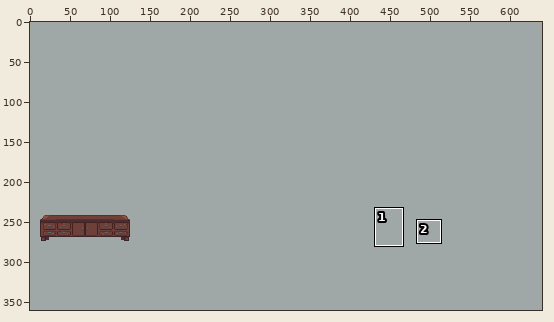
Pixel-art file: Personal_Genessis/Bocetos/assets fortaleza.aseprite. Above, an overview of the earlier version with the close-up marked.
Close-up. Before the edit:
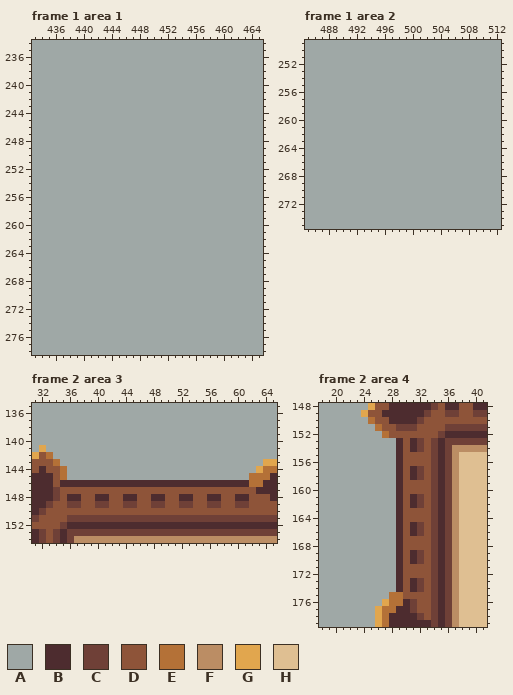
640x360 pixels, 11 frames. Colours within 5 levels of each other are drawn and written as one. Shown: frame 1 area 1: x 433..465, y 234..278; frame 1 area 2: x 485..512, y 249..275; frame 2 area 3: x 31..65, y 135..154; frame 2 area 4: x 18..41, y 148..179. The commit also changed other frames or places, which this record leaves out.
Visible layers, top first: "Layer 4", "Layer 5", "Layer 3".
Palette (. is transparent): A #9fa8a6  B #4d2c2f  C #6f4037  D #8e5439  E #b47137  F #bb8d64  G #e1a64e  H #dfbf92
Pixels before, frame 1 area 1, first column x 433:
234 AAAAAAAAAAAAAAAAAAAAAAAAAAAAAAAAA
235 AAAAAAAAAAAAAAAAAAAAAAAAAAAAAAAAA
236 AAAAAAAAAAAAAAAAAAAAAAAAAAAAAAAAA
237 AAAAAAAAAAAAAAAAAAAAAAAAAAAAAAAAA
238 AAAAAAAAAAAAAAAAAAAAAAAAAAAAAAAAA
239 AAAAAAAAAAAAAAAAAAAAAAAAAAAAAAAAA
240 AAAAAAAAAAAAAAAAAAAAAAAAAAAAAAAAA
241 AAAAAAAAAAAAAAAAAAAAAAAAAAAAAAAAA
242 AAAAAAAAAAAAAAAAAAAAAAAAAAAAAAAAA
243 AAAAAAAAAAAAAAAAAAAAAAAAAAAAAAAAA
244 AAAAAAAAAAAAAAAAAAAAAAAAAAAAAAAAA
245 AAAAAAAAAAAAAAAAAAAAAAAAAAAAAAAAA
246 AAAAAAAAAAAAAAAAAAAAAAAAAAAAAAAAA
247 AAAAAAAAAAAAAAAAAAAAAAAAAAAAAAAAA
248 AAAAAAAAAAAAAAAAAAAAAAAAAAAAAAAAA
249 AAAAAAAAAAAAAAAAAAAAAAAAAAAAAAAAA
250 AAAAAAAAAAAAAAAAAAAAAAAAAAAAAAAAA
251 AAAAAAAAAAAAAAAAAAAAAAAAAAAAAAAAA
252 AAAAAAAAAAAAAAAAAAAAAAAAAAAAAAAAA
253 AAAAAAAAAAAAAAAAAAAAAAAAAAAAAAAAA
254 AAAAAAAAAAAAAAAAAAAAAAAAAAAAAAAAA
255 AAAAAAAAAAAAAAAAAAAAAAAAAAAAAAAAA
256 AAAAAAAAAAAAAAAAAAAAAAAAAAAAAAAAA
257 AAAAAAAAAAAAAAAAAAAAAAAAAAAAAAAAA
258 AAAAAAAAAAAAAAAAAAAAAAAAAAAAAAAAA
259 AAAAAAAAAAAAAAAAAAAAAAAAAAAAAAAAA
260 AAAAAAAAAAAAAAAAAAAAAAAAAAAAAAAAA
261 AAAAAAAAAAAAAAAAAAAAAAAAAAAAAAAAA
262 AAAAAAAAAAAAAAAAAAAAAAAAAAAAAAAAA
263 AAAAAAAAAAAAAAAAAAAAAAAAAAAAAAAAA
264 AAAAAAAAAAAAAAAAAAAAAAAAAAAAAAAAA
265 AAAAAAAAAAAAAAAAAAAAAAAAAAAAAAAAA
266 AAAAAAAAAAAAAAAAAAAAAAAAAAAAAAAAA
267 AAAAAAAAAAAAAAAAAAAAAAAAAAAAAAAAA
268 AAAAAAAAAAAAAAAAAAAAAAAAAAAAAAAAA
269 AAAAAAAAAAAAAAAAAAAAAAAAAAAAAAAAA
270 AAAAAAAAAAAAAAAAAAAAAAAAAAAAAAAAA
271 AAAAAAAAAAAAAAAAAAAAAAAAAAAAAAAAA
272 AAAAAAAAAAAAAAAAAAAAAAAAAAAAAAAAA
273 AAAAAAAAAAAAAAAAAAAAAAAAAAAAAAAAA
274 AAAAAAAAAAAAAAAAAAAAAAAAAAAAAAAAA
275 AAAAAAAAAAAAAAAAAAAAAAAAAAAAAAAAA
276 AAAAAAAAAAAAAAAAAAAAAAAAAAAAAAAAA
277 AAAAAAAAAAAAAAAAAAAAAAAAAAAAAAAAA
278 AAAAAAAAAAAAAAAAAAAAAAAAAAAAAAAAA
Pixels before, frame 1 area 2, first column x 485:
249 AAAAAAAAAAAAAAAAAAAAAAAAAAAA
250 AAAAAAAAAAAAAAAAAAAAAAAAAAAA
251 AAAAAAAAAAAAAAAAAAAAAAAAAAAA
252 AAAAAAAAAAAAAAAAAAAAAAAAAAAA
253 AAAAAAAAAAAAAAAAAAAAAAAAAAAA
254 AAAAAAAAAAAAAAAAAAAAAAAAAAAA
255 AAAAAAAAAAAAAAAAAAAAAAAAAAAA
256 AAAAAAAAAAAAAAAAAAAAAAAAAAAA
257 AAAAAAAAAAAAAAAAAAAAAAAAAAAA
258 AAAAAAAAAAAAAAAAAAAAAAAAAAAA
259 AAAAAAAAAAAAAAAAAAAAAAAAAAAA
260 AAAAAAAAAAAAAAAAAAAAAAAAAAAA
261 AAAAAAAAAAAAAAAAAAAAAAAAAAAA
262 AAAAAAAAAAAAAAAAAAAAAAAAAAAA
263 AAAAAAAAAAAAAAAAAAAAAAAAAAAA
264 AAAAAAAAAAAAAAAAAAAAAAAAAAAA
265 AAAAAAAAAAAAAAAAAAAAAAAAAAAA
266 AAAAAAAAAAAAAAAAAAAAAAAAAAAA
267 AAAAAAAAAAAAAAAAAAAAAAAAAAAA
268 AAAAAAAAAAAAAAAAAAAAAAAAAAAA
269 AAAAAAAAAAAAAAAAAAAAAAAAAAAA
270 AAAAAAAAAAAAAAAAAAAAAAAAAAAA
271 AAAAAAAAAAAAAAAAAAAAAAAAAAAA
272 AAAAAAAAAAAAAAAAAAAAAAAAAAAA
273 AAAAAAAAAAAAAAAAAAAAAAAAAAAA
274 AAAAAAAAAAAAAAAAAAAAAAAAAAAA
275 AAAAAAAAAAAAAAAAAAAAAAAAAAAA
Pixels before, frame 2 area 3, first column x 31:
135 AAAAAAAAAAAAAAAAAAAAAAAAAAAAAAAAAAA
136 AAAAAAAAAAAAAAAAAAAAAAAAAAAAAAAAAAA
137 AAAAAAAAAAAAAAAAAAAAAAAAAAAAAAAAAAA
138 AAAAAAAAAAAAAAAAAAAAAAAAAAAAAAAAAAA
139 AAAAAAAAAAAAAAAAAAAAAAAAAAAAAAAAAAA
140 AAAAAAAAAAAAAAAAAAAAAAAAAAAAAAAAAAA
141 AGAAAAAAAAAAAAAAAAAAAAAAAAAAAAAAAAA
142 GDEAAAAAAAAAAAAAAAAAAAAAAAAAAAAAAAA
143 DDDEAAAAAAAAAAAAAAAAAAAAAAAAAAAAAGG
144 DBDDEAAAAAAAAAAAAAAAAAAAAAAAAAAAGEE
145 BBBDEAAAAAAAAAAAAAAAAAAAAAAAAAAEEEB
146 BBBDBBBBBBBBBBBBBBBBBBBBBBBBBBBEEBB
147 BBBCDDDDDDDDDDDDDDDDDDDDDDDDDDDDBBB
148 BBBCDBBDDBBDDBBDDBBDDBBDDBBDDBBDDDB
149 BBCDDCCDDCCDDCCDDCCDDCCDDCCDDCCDDDD
150 BCDDDDDDDDDDDDDDDDDDDDDDDDDDDDDDDDD
151 CDDDDCCCCCCCCCCCCCCCCCCCCCCCCCCCCCC
152 DDDDCBBBBBBBBBBBBBBBBBBBBBBBBBBBBBB
153 BCDCBCCCCCCCCCCCCCCCCCCCCCCCCCCCCCC
154 BCDCBCFFFFFFFFFFFFFFFFFFFFFFFFFFFFF
Pixels before, frame 2 area 4, first column x 18:
148 AAAAAAAGDDBBBBBBCDBBDDBB
149 AAAAAAGDDBBBBBBCDDCCDDCC
150 AAAAAAAEDDBBBBCDDDDDDDDD
151 AAAAAAAAEDDCCCDDDDCCCCCC
152 AAAAAAAAAEDDDDDDDCBBBBBB
153 AAAAAAAAAAABDBCDCBCCCCCC
154 AAAAAAAAAAABDBCDCBCFFFFF
155 AAAAAAAAAAABDDDDCBCFHHHH
156 AAAAAAAAAAABDDDDCBCFHHHH
157 AAAAAAAAAAABDBCDCBCFHHHH
158 AAAAAAAAAAABDBCDCBCFHHHH
159 AAAAAAAAAAABDDDDCBCFHHHH
160 AAAAAAAAAAABDDDDCBCFHHHH
161 AAAAAAAAAAABDBCDCBCFHHHH
162 AAAAAAAAAAABDBCDCBCFHHHH
163 AAAAAAAAAAABDDDDCBCFHHHH
164 AAAAAAAAAAABDDDDCBCFHHHH
165 AAAAAAAAAAABDBCDCBCFHHHH
166 AAAAAAAAAAABDBCDCBCFHHHH
167 AAAAAAAAAAABDDDDCBCFHHHH
168 AAAAAAAAAAABDDDDCBCFHHHH
169 AAAAAAAAAAABDBCDCBCFHHHH
170 AAAAAAAAAAABDBCDCBCFHHHH
171 AAAAAAAAAAABDDDDCBCFHHHH
172 AAAAAAAAAAABDDDDCBCFHHHH
173 AAAAAAAAAAABDBCDCBCFHHHH
174 AAAAAAAAAAABDBCDCBCFHHHH
175 AAAAAAAAAAEEDDDDCBCFHHHH
176 AAAAAAAAAGEEBCDDCBCFHHHH
177 AAAAAAAAGEEBBCDDCBCFHHHH
178 AAAAAAAAGEBBBBCDCBCFHHHH
179 AAAAAAAAGEBBBBBBCBCFHHHH
After:
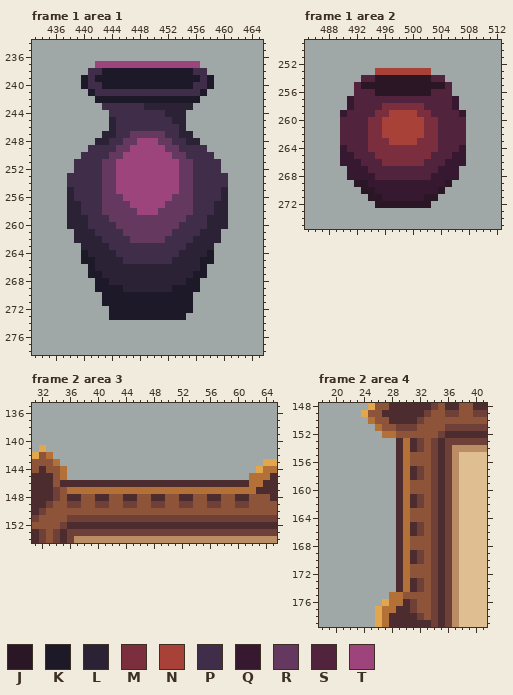
Colours new in this view: J #2b1625  K #1d1929  L #2b2335  M #7b2e3d  N #a84239  P #3f2d49  Q #361931  R #653860  S #52233c  T #9d447c
Difference:
Frame 1 area 1, layer "Layer 4":
y 237: x 442..456 AAAAAAAAAAAAAAA -> TTTTTTTTTTTTTTT
y 238: x 441..457 AAAAAAAAAAAAAAAAA -> PPKKKKKKKKKKKKKPP
y 239: x 440..458 AAAAAAAAAAAAAAAAAAA -> KPKKKKKKKKKKKKKKKPK
y 240: x 440..458 AAAAAAAAAAAAAAAAAAA -> KPPKKKKKKKKKKKKKPPK
y 241: x 441..457 AAAAAAAAAAAAAAAAA -> KPPPPPPPPPPPPPPPK
y 242: x 442..456 AAAAAAAAAAAAAAA -> KKKKKKKKKKKKKKK
y 243: x 443..455 AAAAAAAAAAAAA -> PPPPPPLLLLLLL
y 244: x 444..454 AAAAAAAAAAA -> PPPPPPPPLLL
y 245: x 444..454 AAAAAAAAAAA -> LPPPPPPPPLL
y 246: x 444..454 AAAAAAAAAAA -> LPPPPPPPPPL
y 247: x 443..455 AAAAAAAAAAAAA -> LLPPRRRRRPPLL
y 248: x 442..456 AAAAAAAAAAAAAAA -> LLPPRRTTTRRPPLL
y 249: x 441..457 AAAAAAAAAAAAAAAAA -> PPPPRRTTTTTRRPPPP
y 250: x 440..458 AAAAAAAAAAAAAAAAAAA -> PPPPRRTTTTTTTRRPPPP
y 251..252: x 439..459 AAAAAAAAAAAAAAAAAAAAA -> PPPPRRTTTTTTTTTRRPPPP
y 253..254: x 438..460 AAAAAAAAAAAAAAAAAAAAAAA -> PPPPPRRTTTTTTTTTRRPPPPP
y 255: x 438..460 AAAAAAAAAAAAAAAAAAAAAAA -> LPPPPRRTTTTTTTTTRRPPPPL
y 256: x 438..460 AAAAAAAAAAAAAAAAAAAAAAA -> LPPPPRRRTTTTTTTRRRPPPPL
y 257: x 438..460 AAAAAAAAAAAAAAAAAAAAAAA -> LLPPPRRRRTTTTTRRRRPPPLL
y 258: x 438..460 AAAAAAAAAAAAAAAAAAAAAAA -> LLPPPRRRRRTTTRRRRRPPPLL
y 259: x 438..460 AAAAAAAAAAAAAAAAAAAAAAA -> LLLPPPRRRRRRRRRRRPPPLLL
y 260: x 438..460 AAAAAAAAAAAAAAAAAAAAAAA -> LLLPPPPRRRRRRRRRPPPPLLL
y 261: x 439..459 AAAAAAAAAAAAAAAAAAAAA -> LLLPPPPRRRRRRRPPPPLLL
y 262: x 439..459 AAAAAAAAAAAAAAAAAAAAA -> LLLLPPPPRRRRRPPPPLLLL
y 263: x 440..458 AAAAAAAAAAAAAAAAAAA -> LLLLPPPPPPPPPPPLLLL
y 264: x 440..458 AAAAAAAAAAAAAAAAAAA -> KLLLLPPPPPPPPPLLLLK
y 265: x 440..458 AAAAAAAAAAAAAAAAAAA -> KKLLLLPPPPPPPLLLLKK
y 266: x 441..457 AAAAAAAAAAAAAAAAA -> KLLLLLLLLLLLLLLLK
y 267: x 441..457 AAAAAAAAAAAAAAAAA -> KKLLLLLLLLLLLLLKK
y 268: x 442..456 AAAAAAAAAAAAAAA -> KKLLLLLLLLLLLKK
y 269: x 442..456 AAAAAAAAAAAAAAA -> KKKKLLLLLLLKKKK
y 270..271: x 443..455 AAAAAAAAAAAAA -> KKKKKKKKKKKKK
y 272: x 444..455 AAAAAAAAAAAA -> KKKKKKKKKKKK
y 273: x 444..454 AAAAAAAAAAA -> KKKKKKKKKKK
Frame 1 area 2, layer "Layer 4":
y 253: x 495..502 AAAAAAAA -> NNNNNNNN
y 254: x 493..504 AAAAAAAAAAAA -> SSJJJJJJJJSS
y 255: x 492..505 AAAAAAAAAAAAAA -> SJJJJJJJJJJJJS
y 256: x 492..505 AAAAAAAAAAAAAA -> SSSJJJJJJJJSSS
y 257: x 491..506 AAAAAAAAAAAAAAAA -> QSSSSSSSSSSSSSSQ
y 258: x 491..506 AAAAAAAAAAAAAAAA -> QSSSSMMMMMMSSSSQ
y 259: x 490..507 AAAAAAAAAAAAAAAAAA -> QSSSSMMNNNNMMSSSSQ
y 260..262: x 490..507 AAAAAAAAAAAAAAAAAA -> SSSSMMNNNNNNMMSSSS
y 263: x 490..507 AAAAAAAAAAAAAAAAAA -> SSSSMMMNNNNMMMSSSS
y 264: x 490..507 AAAAAAAAAAAAAAAAAA -> QSSSMMMMMMMMMMSSSQ
y 265: x 490..507 AAAAAAAAAAAAAAAAAA -> QQSSSMMMMMMMMSSSQQ
y 266: x 490..507 AAAAAAAAAAAAAAAAAA -> QQQSSSMMMMMMSSSQQQ
y 267: x 491..506 AAAAAAAAAAAAAAAA -> QQQSSSSSSSSSSQQQ
y 268: x 491..506 AAAAAAAAAAAAAAAA -> QQQQSSSSSSSSQQQQ
y 269: x 492..505 AAAAAAAAAAAAAA -> JJQQQQQQQQQQQJ
y 270: x 493..504 AAAAAAAAAAAA -> JJQQQQQQQQQJ
y 271: x 494..503 AAAAAAAAAA -> JJQQQQQQJJ
y 272: x 495..502 AAAAAAAA -> JJJJJJJJ
Frame 2 area 3, layer "Layer 4":
y 147: x 36..62 DDDDDDDDDDDDDDDDDDDDDDDDDDD -> EEEEEEEEEEEEEEEEEEEEEEEEEEE
Frame 2 area 4, layer "Layer 4":
y 152: x 28 D -> E
y 153..174: x 30 D -> E
